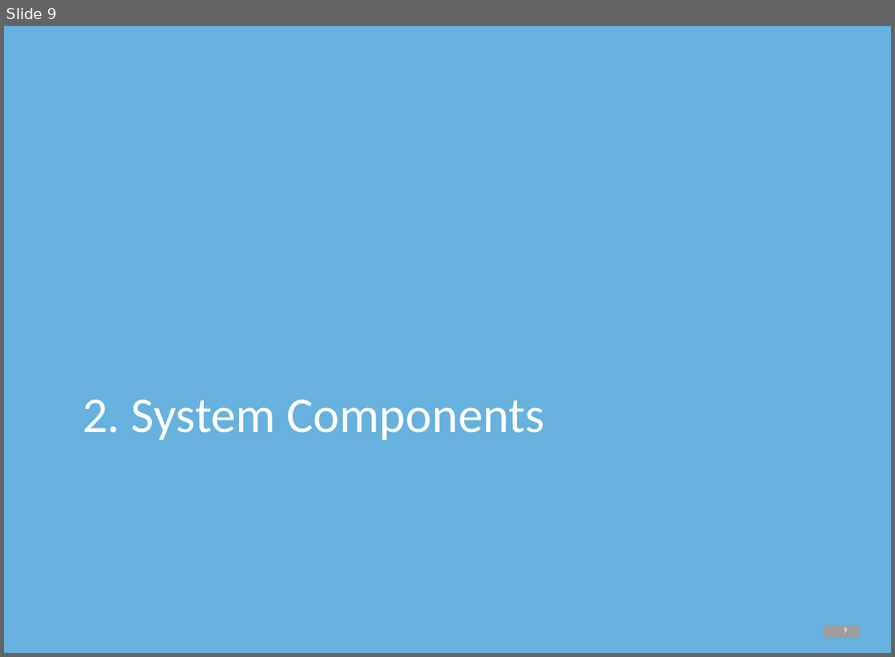
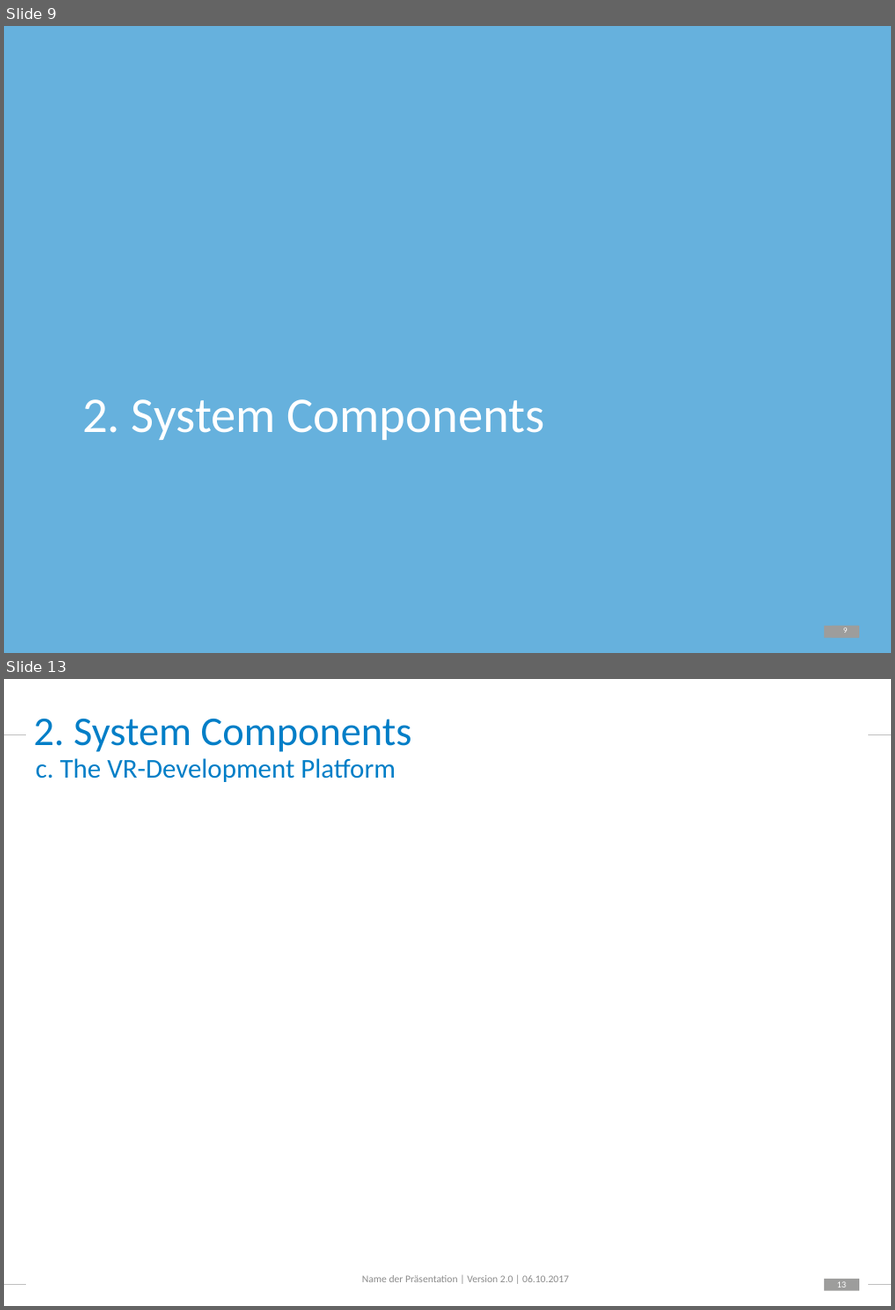
Before and after one commit to PvtSchneewitchen/Masterarbeit, a slide deck: Cmore Internal Presentation/C.LABEL-VR internal Presentation.pptx. Shown one above the other, each under a label of ours: slide 9 before the commit, slides 9 and 13 after it; the slides between them are not shown. The pictures are 895x657 and 895x1310 pixels, drawn with LibreOffice and Linux fonts; fonts in the diff are those of the drawing; background and template pictures are left out. Boxes give left, top, right and bottom in pixels: in the first picture for what was removed or moved away, otherwise in the second. Text is boxed around its words. In the diff, an @@ line names an element or a change of style, - is before the commit and + after.

```diff
--- a/Cmore Internal Presentation/C.LABEL-VR internal Presentation.pptx
+++ b/Cmore Internal Presentation/C.LABEL-VR internal Presentation.pptx
@@ slide 13 added at [4,679,891,1306], background #FFFFFF; not listed: 2 template elements that a slide beside it also shows @@
@@ title added at [34,719,412,752], 36 pt, text #007EC7 @@
+2. System Components
@@ line added from (4, 735) to (26, 735), #BFBFBF 1 pt @@
@@ line added from (867, 735) to (891, 735), #BFBFBF 1 pt @@
@@ text added at [36,758,396,782], 24 pt, text #007EC7 @@
+c. The VR-Development Platform
@@ line added from (4, 1284) to (26, 1284), #BFBFBF 1 pt @@
@@ text added at [362,1275,569,1282], 9 pt, text #8C8C8C @@
+Name der Präsentation | Version 2.0 | 06.10.2017
@@ line added from (867, 1284) to (891, 1284), #BFBFBF 1 pt @@
```
Also in this commit, not shown: 2 slides changed, 2 other slides added, 1 slide removed, 10 other files.
